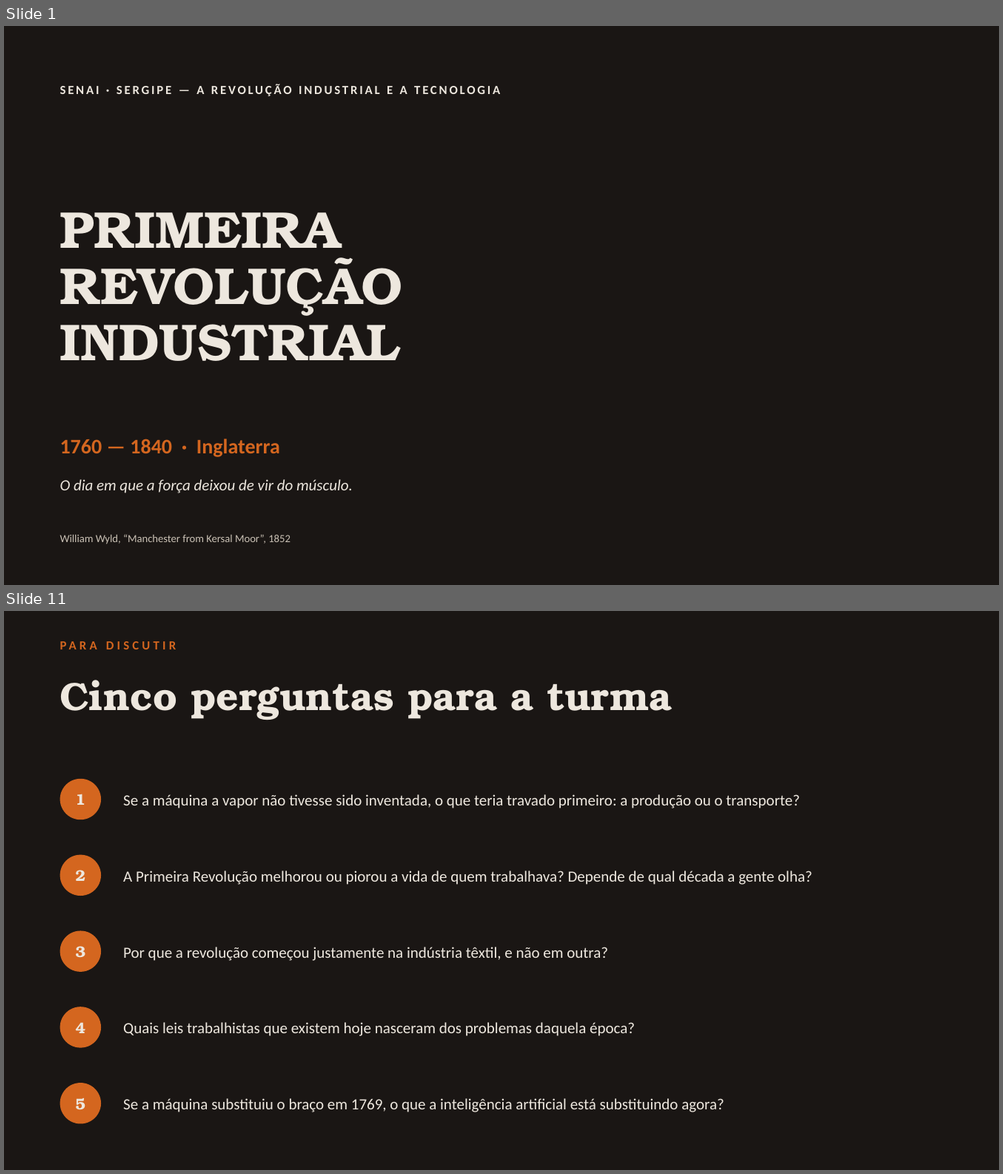
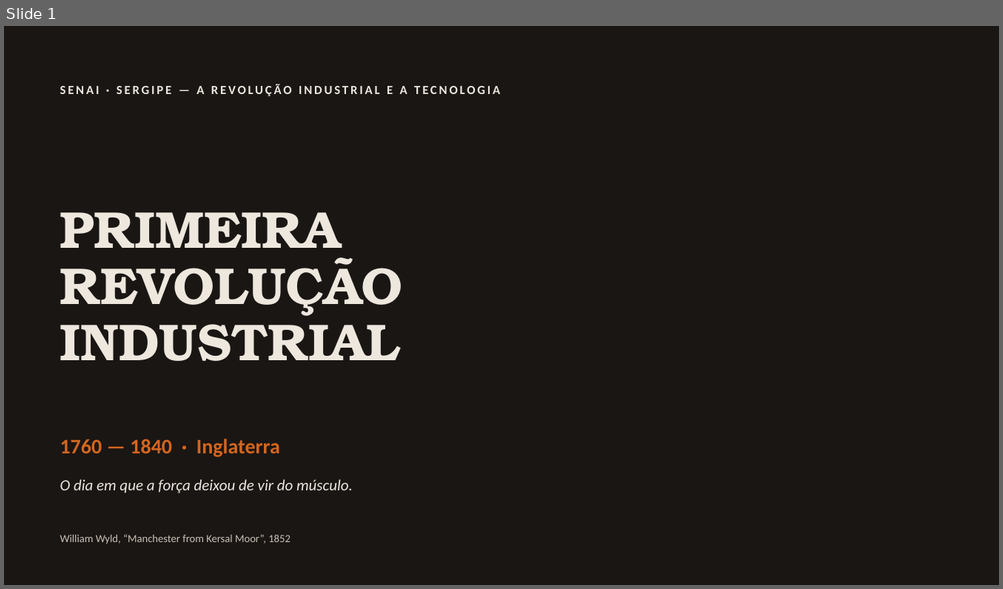
Before and after one commit to guirab734/industry, a slide deck: docs/primeira-revolucao-industrial.pptx. Shown one above the other, each under a label of ours: slides 1 and 11 before the commit, slide 1 after it; the slides between them are not shown. The pictures are 1003x1174 and 1003x589 pixels, drawn with LibreOffice and Linux fonts; fonts in the diff are those of the drawing; background and template pictures are left out. Boxes give left, top, right and bottom in pixels: in the first picture for what was removed or moved away, otherwise in the second. Text is boxed around its words. In the diff, an @@ line names an element or a change of style, - is before the commit and + after.

Commit message:
Slide enxugado para tópicos e com as perguntas do enunciado
Reduz de 12 para 10 slides e corta o texto corrido: cada slide passa a
ter entre 128 e 309 caracteres, contra 600+ antes. O que era parágrafo
virou tópico curto; o que era explicação foi para a nota de orador.

Principais mudanças:
- Capa mantida como estava
- Têxtil e ferrovia viram um slide só, com as duas gravuras lado a lado
- Linha do tempo fica só com ano e nome, sem descrição
- O custo social perde os cartões e vira quatro tópicos ao lado da gravura

As cinco perguntas de discussão que eu havia escrito saem, e entram as
cinco do enunciado, que cobrem as quatro revoluções. As respostas curtas
de cada uma estão na nota de orador desse slide.

```diff
--- a/docs/primeira-revolucao-industrial.pptx
+++ b/docs/primeira-revolucao-industrial.pptx
@@ slide 11 removed at box(4, 611, 999, 1170), background #1A1614 @@
@@ text removed at box(60, 680, 671, 720) @@
-Cinco perguntas para a turma
@@ text removed at box(407, 690, 497, 719) @@
-PARA DISCUTIR
@@ ellipse removed at box(60, 779, 101, 820) @@
@@ text removed at box(75, 794, 85, 805) @@
-1
@@ text removed at box(123, 795, 800, 809) @@
-Se a máquina a vapor não tivesse sido inventada, o que teria travado primeiro: a produção ou o transporte?
@@ ellipse removed at box(60, 855, 101, 896) @@
@@ text removed at box(75, 870, 85, 881) @@
-2
@@ text removed at box(123, 871, 812, 885) @@
-A Primeira Revolução melhorou ou piorou a vida de quem trabalhava? Depende de qual década a gente olha?
@@ ellipse removed at box(60, 931, 101, 972) @@
@@ text removed at box(75, 946, 85, 958) @@
-3
@@ text removed at box(123, 947, 608, 961) @@
-Por que a revolução começou justamente na indústria têxtil, e não em outra?
@@ ellipse removed at box(60, 1007, 101, 1048) @@
@@ text removed at box(75, 1022, 85, 1034) @@
-4
@@ text removed at box(123, 1022, 634, 1037) @@
-Quais leis trabalhistas que existem hoje nasceram dos problemas daquela época?
@@ ellipse removed at box(60, 1083, 101, 1125) @@
@@ text removed at box(75, 1099, 85, 1111) @@
-5
@@ text removed at box(123, 1099, 723, 1113) @@
-Se a máquina substituiu o braço em 1769, o que a inteligência artificial está substituindo agora?
```
Also in this commit, not shown: 6 slides changed, 3 slides added, 4 other slides removed.
